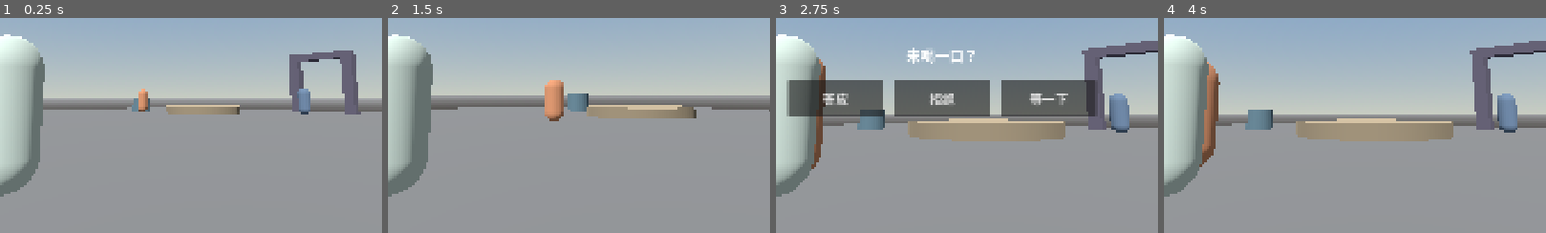
Above: before the commit, frames 1-4 (left to right).
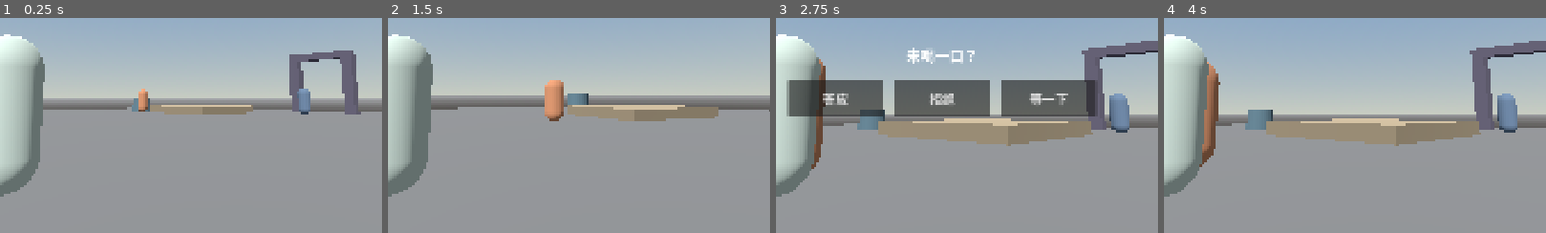
Above: after the commit, the same moments.

Repository: ole983/true-solar-time
Game: Godot game, scene res://scenes/harbor/world.tscn
Two runs of this game, one before a commit and one after it. Both use one fixed random seed, a clock stepped at 60 frames per second and the inputs below.
Inputs (mouse positions are % of the whole screen's width and height, from its top left):
- Up to frame 1 (0.25 s): no input
- Up to frame 2 (1.5 s): tap Enter at 0.5 s; move the mouse to (55, 50) at 0.52 s; hold E (interact) 0.53-1.28 s; hold W (move_forward) from 0.53 s (still down); click (55, 50) at 0.67 s; move the mouse to (45, 50) at 1.27 s; tap E (interact) at 1.35 s
- Up to frame 3 (2.75 s): keep holding W (move_forward); move the mouse to (52, 48) at 2.02 s; hold E (interact) from 2.03 s (still down)
- Up to frame 4 (4 s): move the mouse to (45, 70) at 2.77 s; release E (interact) at 2.78 s; tap E (interact) at 2.85 s; click (45, 70) at 2.92 s; release W (move_forward) at 3.5 s; click "答应" at 3.5 s
The pictures show only the part of the screen within x 28-78%, y 42-92%; the shares and areas given below are measured in that part.

The runs differ from the first frame. In frame 1, 0.3% of the frame differs, in the area x 39-67%, y 40-45%; in frame 2, 0.9%; in frame 3, 1.4%, in the area x 26-83%, y 46-60%; in frame 4, 1.4%.

Commit message:
feat(app): 补全上架材料-图标生成器、提审文案定稿、build.gradle签名模板

Diff:
--- a/menbo/scenes/harbor/world.tscn
+++ b/menbo/scenes/harbor/world.tscn
@@ -29,20 +29,6 @@
 [sub_resource type="BoxShape3D" id="BoxShape3D_ground"]
 size = Vector3(40, 0.4, 40)
 
-[sub_resource type="StandardMaterial3D" id="Mat_player"]
-albedo_color = Color(0.85, 0.92, 0.88, 1)
-
-[sub_resource type="CapsuleMesh" id="CapsuleMesh_player"]
-radius = 0.4
-height = 1.8
-
-[sub_resource type="CapsuleShape3D" id="CapsuleShape3D_player"]
-radius = 0.4
-height = 1.8
-
-[sub_resource type="SphereShape3D" id="Shape_spring"]
-radius = 0.15
-
 [sub_resource type="StandardMaterial3D" id="Mat_well"]
 albedo_color = Color(0.38, 0.5, 0.56, 1)
 
@@ -58,14 +44,11 @@
 [sub_resource type="StandardMaterial3D" id="Mat_table"]
 albedo_color = Color(0.62, 0.56, 0.46, 1)
 
-[sub_resource type="CylinderMesh" id="Mesh_table"]
-top_radius = 1.8
-bottom_radius = 1.8
-height = 0.32
-
-[sub_resource type="CylinderShape3D" id="Shape_table"]
-height = 0.32
-radius = 1.8
+[sub_resource type="BoxMesh" id="Mesh_table"]
+size = Vector3(3.6, 0.32, 3.6)
+
+[sub_resource type="BoxShape3D" id="Shape_table"]
+size = Vector3(3.6, 0.32, 3.6)
 
 [sub_resource type="StandardMaterial3D" id="Mat_gate"]
 albedo_color = Color(0.4, 0.38, 0.46, 1)
@@ -138,6 +121,20 @@
 
 [sub_resource type="BoxShape3D" id="Shape_sleep_head"]
 size = Vector3(0.14, 0.7, 1.15)
+
+[sub_resource type="StandardMaterial3D" id="Mat_player"]
+albedo_color = Color(0.85, 0.92, 0.88, 1)
+
+[sub_resource type="CapsuleMesh" id="CapsuleMesh_player"]
+radius = 0.4
+height = 1.8
+
+[sub_resource type="CapsuleShape3D" id="CapsuleShape3D_player"]
+radius = 0.4
+height = 1.8
+
+[sub_resource type="SphereShape3D" id="Shape_spring"]
+radius = 0.15
 
 [node name="World" type="Node3D" unique_id=1358662288]
 
@@ -162,7 +159,6 @@
 
 [node name="Well" type="StaticBody3D" parent="Harbor" unique_id=2100000001]
 transform = Transform3D(1, 0, 0, 0, 1, 0, 0, 0, 1, -12, 0.575, -8)
-groups = ["well"]
 
 [node name="MeshInstance3D" type="MeshInstance3D" parent="Harbor/Well" unique_id=2100000101]
 material_override = SubResource("Mat_well")
@@ -173,7 +169,6 @@
 
 [node name="Table" type="StaticBody3D" parent="Harbor" unique_id=2100000002]
 transform = Transform3D(1, 0, 0, 0, 1, 0, 0, 0, 1, 0, 0.55, -3)
-groups = ["table"]
 
 [node name="MeshInstance3D" type="MeshInstance3D" parent="Harbor/Table" unique_id=2100000201]
 material_override = SubResource("Mat_table")
@@ -184,7 +179,6 @@
 
 [node name="Gate" type="StaticBody3D" parent="Harbor" unique_id=2100000003]
 transform = Transform3D(1, 0, 0, 0, 1, 0, 0, 0, 1, 0, 0, -16)
-groups = ["gate"]
 
 [node name="PostLeft" type="MeshInstance3D" parent="Harbor/Gate" unique_id=2100000301]
 transform = Transform3D(1, 0, 0, 0, 1, 0, 0, 0, 1, -2, 2, 0)
@@ -215,7 +209,6 @@
 
 [node name="Workshop" type="StaticBody3D" parent="Harbor" unique_id=2100000004]
 transform = Transform3D(1, 0, 0, 0, 1, 0, 0, 0, 1, 12, 0, -8)
-groups = ["workshop"]
 
 [node name="Floor" type="MeshInstance3D" parent="Harbor/Workshop" unique_id=2100000401]
 transform = Transform3D(1, 0, 0, 0, 1, 0, 0, 0, 1, 0, 0.04, 0)
@@ -260,7 +253,6 @@
 
 [node name="Hearth" type="StaticBody3D" parent="Harbor" unique_id=2100000005]
 transform = Transform3D(1, 0, 0, 0, 1, 0, 0, 0, 1, -10, 0, 10)
-groups = ["hearth"]
 
 [node name="Base" type="MeshInstance3D" parent="Harbor/Hearth" unique_id=2100000501]
 transform = Transform3D(1, 0, 0, 0, 1, 0, 0, 0, 1, 0, 0.275, 0)
@@ -282,7 +274,6 @@
 
 [node name="Sleep" type="StaticBody3D" parent="Harbor" unique_id=2100000006]
 transform = Transform3D(1, 0, 0, 0, 1, 0, 0, 0, 1, 10, 0, 10)
-groups = ["sleep"]
 
 [node name="Bed" type="MeshInstance3D" parent="Harbor/Sleep" unique_id=2100000601]
 transform = Transform3D(1, 0, 0, 0, 1, 0, 0, 0, 1, 0, 0.14, 0)
@@ -302,19 +293,16 @@
 transform = Transform3D(1, 0, 0, 0, 1, 0, 0, 0, 1, 1.27, 0.35, 0)
 shape = SubResource("Shape_sleep_head")
 
-[node name="JingBian" parent="." instance=ExtResource("3_npc")]
+[node name="JingBian" parent="." unique_id=1884348510 instance=ExtResource("3_npc")]
 transform = Transform3D(1, 0, 0, 0, 1, 0, 0, 0, 1, -10.2, 1, -6.8)
-npc_id = "井边"
-enable_opening = true
-capsule_color = Color(0.86, 0.58, 0.42, 1)
-
-[node name="ADu" parent="." instance=ExtResource("3_npc")]
+
+[node name="ADu" parent="." unique_id=827317258 instance=ExtResource("3_npc")]
 transform = Transform3D(1, 0, 0, 0, 1, 0, 0, 0, 1, 0, 1, -13.2)
 npc_id = "阿渡"
 enable_opening = false
 capsule_color = Color(0.42, 0.52, 0.64, 1)
 
-[node name="ZaoBian" parent="." instance=ExtResource("3_npc")]
+[node name="ZaoBian" parent="." unique_id=918036677 instance=ExtResource("3_npc")]
 transform = Transform3D(1, 0, 0, 0, 1, 0, 0, 0, 1, -10, 1, 12.2)
 npc_id = "灶边"
 enable_opening = false
@@ -323,7 +311,6 @@
 [node name="Player" type="CharacterBody3D" parent="." unique_id=1196880683]
 transform = Transform3D(0.642788, 0, 0.766044, 0, 1, 0, -0.766044, 0, 0.642788, 7.5, 1, 8)
 collision_layer = 2
-collision_mask = 1
 script = ExtResource("1_move")
 
 [node name="MeshInstance3D" type="MeshInstance3D" parent="Player" unique_id=64695954]
Not shown: 2 places in menbo/scenes/harbor/world.tscn that only renumber resources
Not shown, changed: zhen-app/README.md
Not shown, added: zhen-app/android-build.gradle-snippet
Not shown, added: zhen-app/icons.html
Not shown, added: zhen-app/store-listing.md
